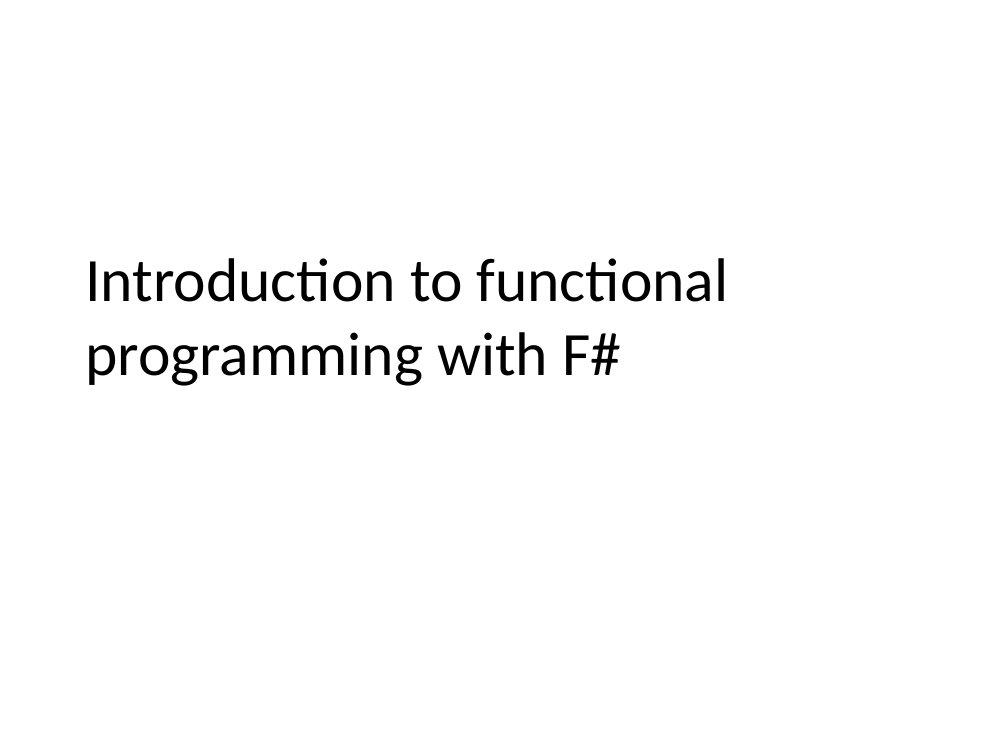
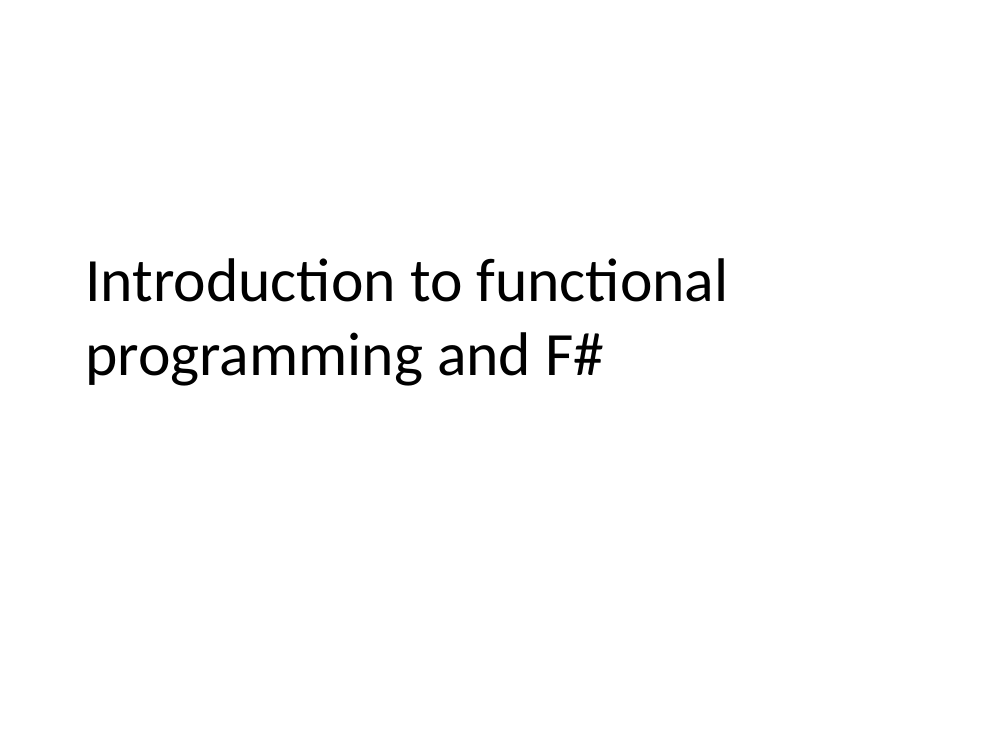
Before and after one commit to mlidbom/FSharpElevate, a slide deck: slide 1 of FSharp2.pptx. Drawn at 1008x756 pixels with LibreOffice and Linux fonts; fonts in the diff are those of the drawing. Boxes give left, top, right and bottom in pixels: in the first picture for what was removed or moved away, otherwise in the second. Text is boxed around its words. In the diff, an @@ line names an element or a change of style, - is before the commit and + after.

```diff
--- a/FSharp2.pptx
+++ b/FSharp2.pptx
@@ text in free at [85,258,728,386]: text changed @@
-Introduction to functional programming with F#
+Introduction to functional programming and F#
```
Also in this commit, not shown: 3 other slides changed, 1 other file.
